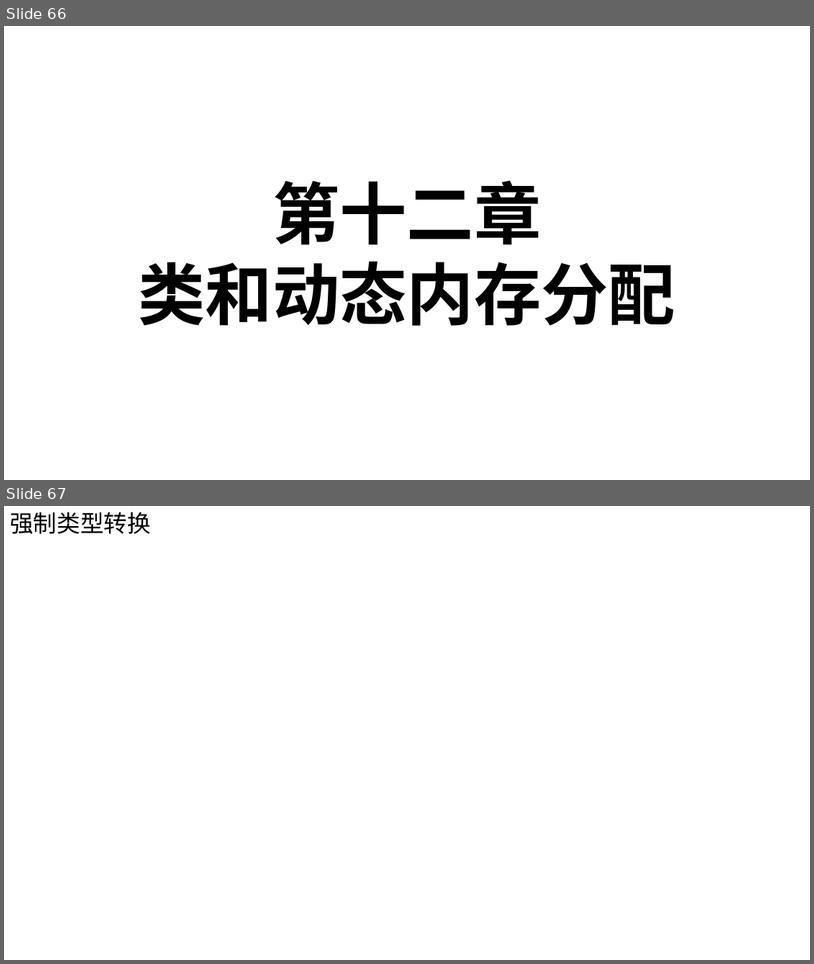
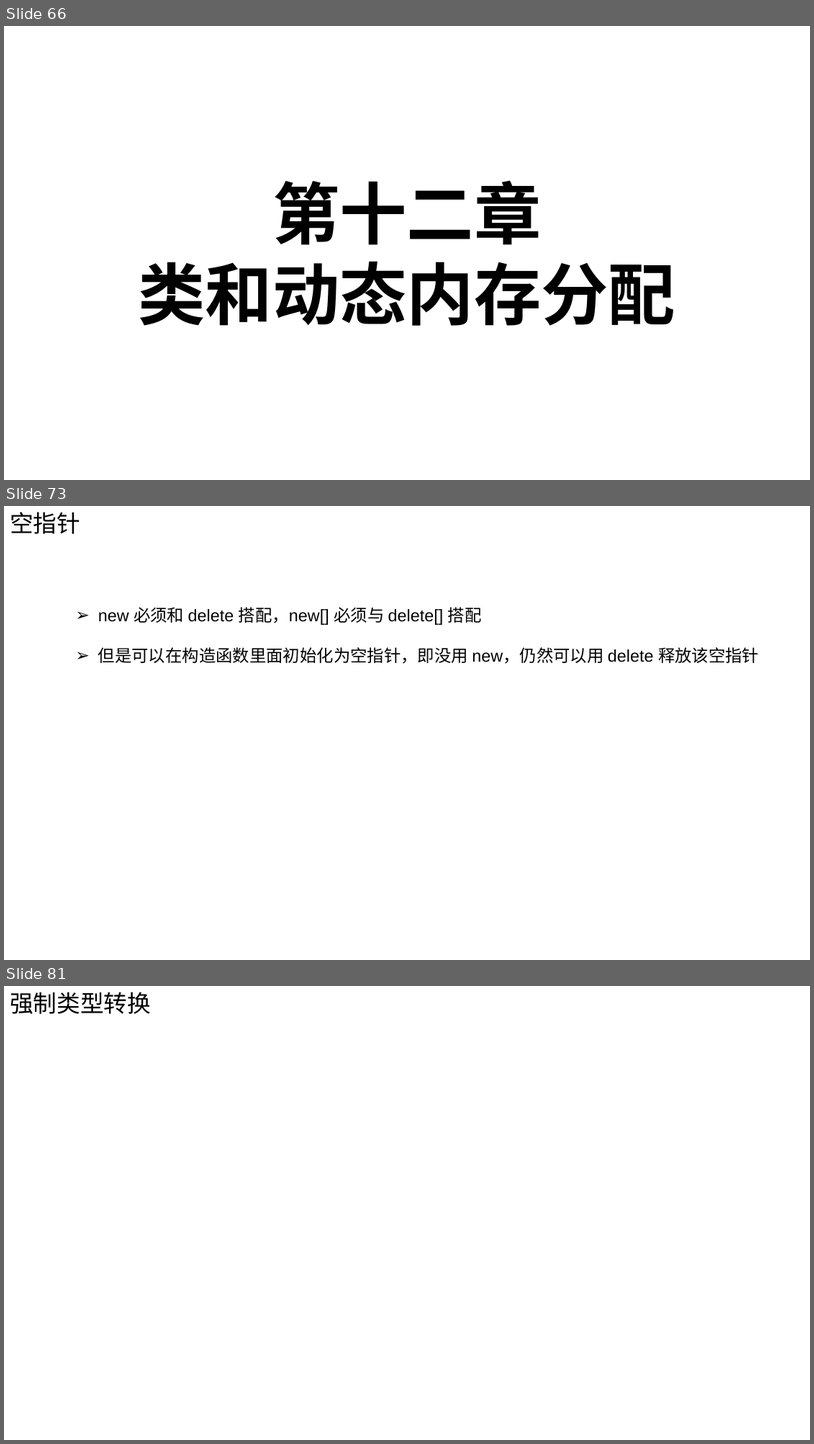
Before and after one commit to Chao200/CPP_Primer_Plus, a slide deck: C++ Primer Plus.pptx. Shown one above the other, each under a label of ours: slides 66 and 67 before the commit, slides 66, 73 and 81 after it; the slides between them are not shown. The pictures are 814x964 and 814x1444 pixels, drawn with LibreOffice and Linux fonts; fonts in the diff are those of the drawing. Boxes give left, top, right and bottom in pixels: in the first picture for what was removed or moved away, otherwise in the second. Text is boxed around its words. In the diff, an @@ line names an element or a change of style, - is before the commit and + after.

```diff
--- a/C++ Primer Plus.pptx
+++ b/C++ Primer Plus.pptx
@@ slide 73 added at box(4, 506, 810, 960), background #FFFFFF @@
@@ text added at box(10, 512, 80, 534), 28 pt, text #000000 @@
+空指针
@@ text added at box(98, 607, 759, 664), 20 pt, text #000000 @@
+➢ new 必须和 delete 搭配，new[] 必须与 delete[] 搭配
+➢ 但是可以在构造函数里面初始化为空指针，即没用 new，仍然可以用 delete 释放该空指针
@@ what was slide 67 is now slide 81 @@
```
Also in this commit, not shown: 42 other slides added, 24 slides removed.
